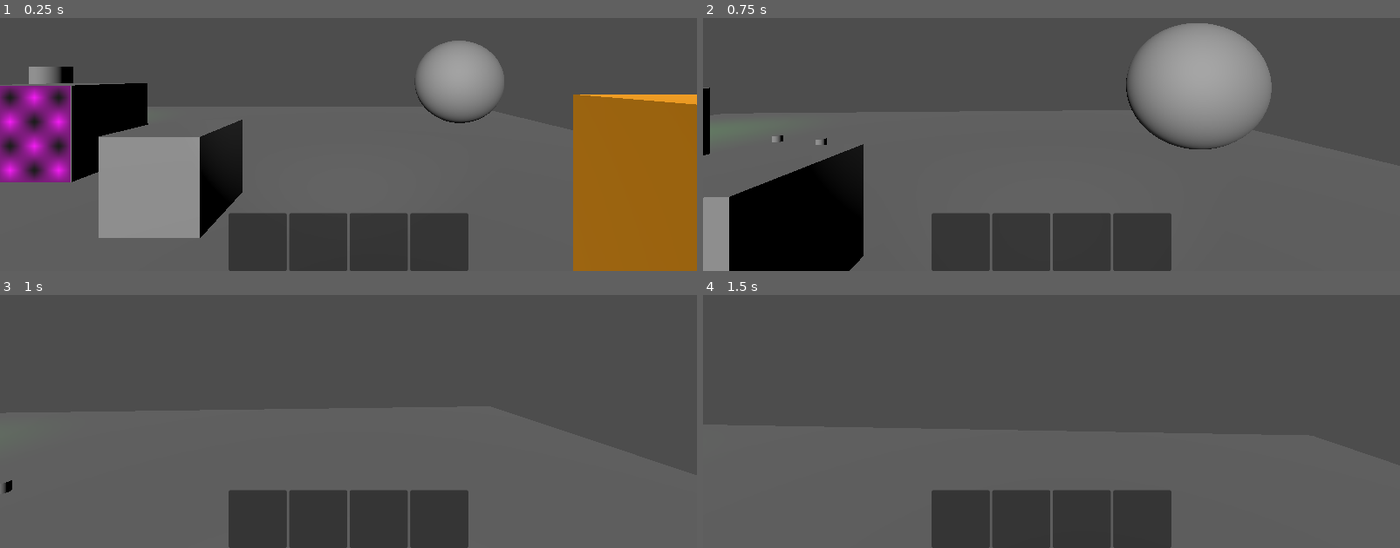
Above: before the commit, frames 1-4 (two rows, left to right).
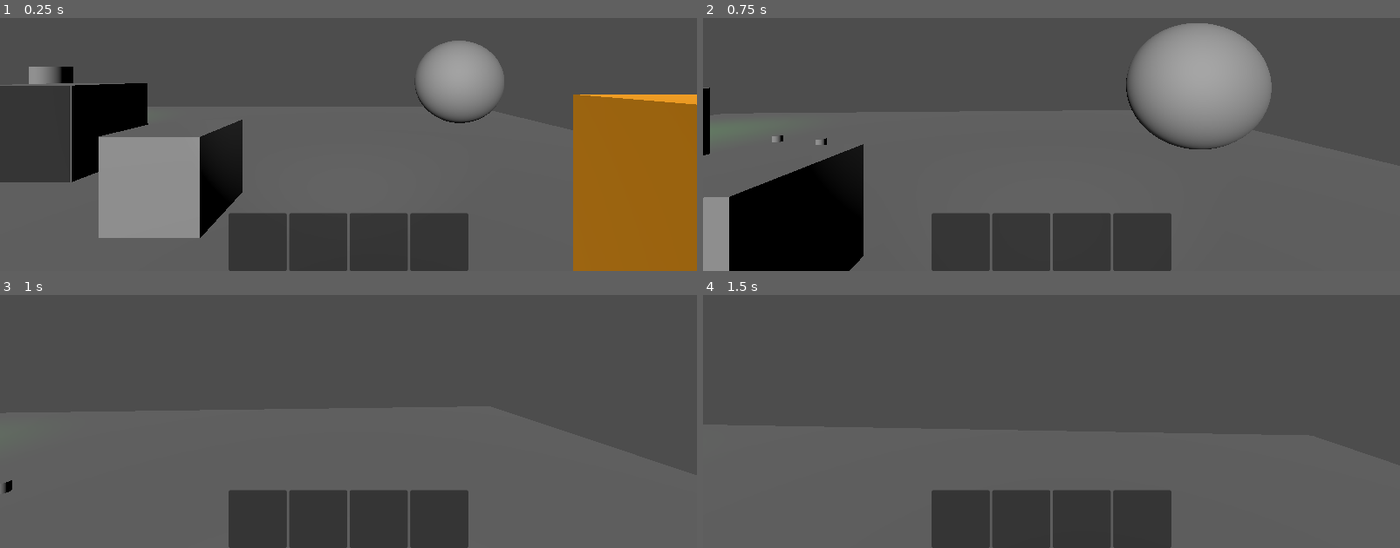
Above: after the commit, the same moments.

Repository: hadll/i-unno
Game: Godot game, scene res://scenes/playground_chloe.tscn
Two runs of this game, one before a commit and one after it. Both use one fixed random seed, a clock stepped at 60 frames per second and the inputs below. This scene is started directly instead of the project's main scene.
Inputs (mouse positions are in pixels of both pictures, inside the frame that each line leads up to):
- Up to frame 1 (0.25 s): no input
- Up to frame 2 (0.75 s): tap Enter at 0.5 s; move the mouse to (1086, 73) at 0.52 s; hold W (move_forward) from 0.53 s (still down); tap 1 (freecam_on) at 0.6 s; click (1086, 73) at 0.67 s
- Up to frame 3 (1 s): keep holding W (move_forward); tap Space (move_jump) at 0.77 s
- Up to frame 4 (1.5 s): keep holding W (move_forward); move the mouse to (1016, 353) at 1.27 s; tap 2 (freecam_swap) at 1.35 s

The runs differ from the first frame. In frame 1, 3.7% of the frame differs, in the area x 0-11%, y 26-65%; in frame 2, nothing differs; in frame 3, nothing differs; in frame 4, nothing differs.
Error in both runs: Cannot call method 'shader_create_from_spirv' on a null value. (res://scripts/ditherer.gd:25)

Commit message:
fix monitor viewport node path

Diff:
--- a/scenes/monitor.tscn
+++ b/scenes/monitor.tscn
@@ -11,12 +11,12 @@
 
 [sub_resource type="QuadMesh" id="QuadMesh_g4v7s"]
 
-[sub_resource type="ViewportTexture" id="ViewportTexture_fcnqv"]
-viewport_path = NodePath("SubViewport")
+[sub_resource type="ViewportTexture" id="ViewportTexture_0ed4q"]
+viewport_path = NodePath("Monitor/SubViewport")
 
 [sub_resource type="StandardMaterial3D" id="StandardMaterial3D_d0u6y"]
 resource_local_to_scene = true
-albedo_texture = SubResource("ViewportTexture_fcnqv")
+albedo_texture = SubResource("ViewportTexture_0ed4q")
 
 [node name="Monitor" type="Node3D" unique_id=1658872581]
 script = ExtResource("1_712wi")
